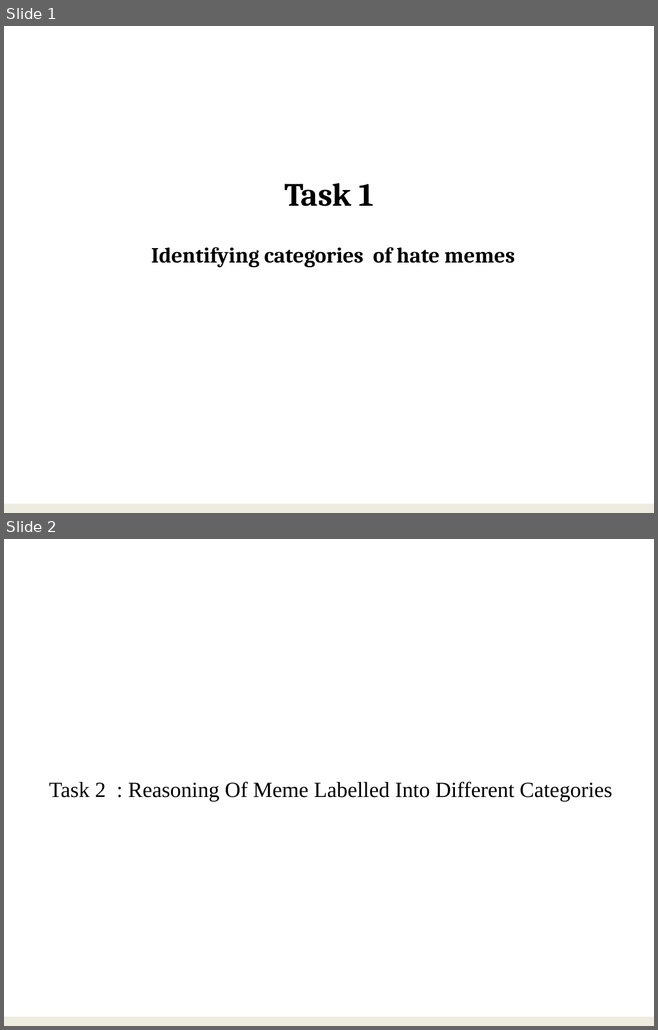
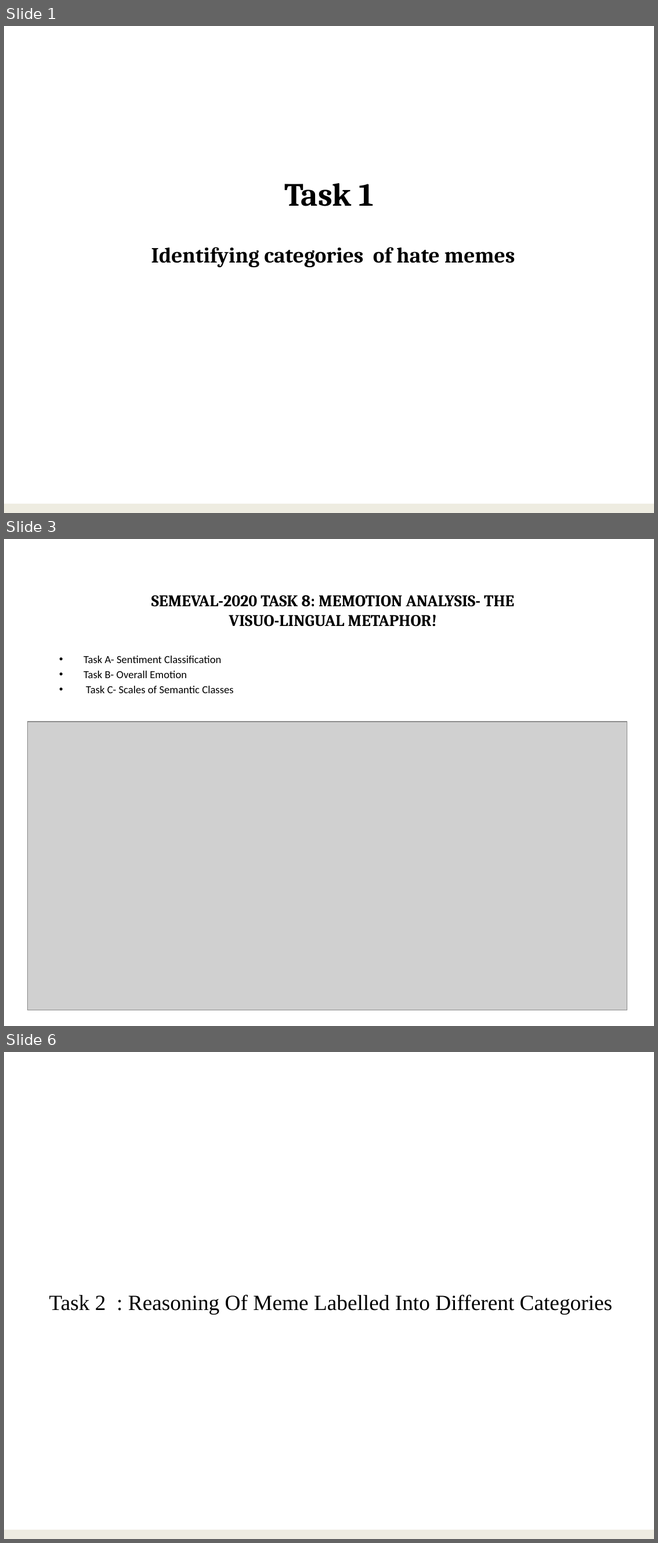
Before and after one commit to VarunBohara/Mini-Project-Documents, a slide deck: Literature survey 3.pptx. Shown one above the other, each under a label of ours: slides 1 and 2 before the commit, slides 1, 3 and 6 after it; the slides between them are not shown. The pictures are 658x1030 and 658x1543 pixels, drawn with LibreOffice and Linux fonts; fonts in the diff are those of the drawing; grey boxes stand for pictures. Boxes give left, top, right and bottom in pixels: in the first picture for what was removed or moved away, otherwise in the second. Text is boxed around its words. In the diff, an @@ line names an element or a change of style, - is before the commit and + after.

```diff
--- a/Literature survey 3.pptx
+++ b/Literature survey 3.pptx
@@ slide 3 added at <box>4,539,654,1026</box>, background #FFFFFF @@
@@ title added at <box>151,595,514,627</box>, 18 pt, text #000000, bold @@
+SEMEVAL-2020 TASK 8: MEMOTION ANALYSIS- THE
+VISUO-LINGUAL METAPHOR!
@@ text added at <box>83,656,233,693</box>, 12 pt, text #000000 @@
+• Task A- Sentiment Classification
+• Task B- Overall Emotion
+• Task C- Scales of Semantic Classes
@@ picture added at <box>27,722,626,1011</box> @@
@@ what was slide 2 is now slide 6 @@
```
Also in this commit, not shown: 3 other slides added.
